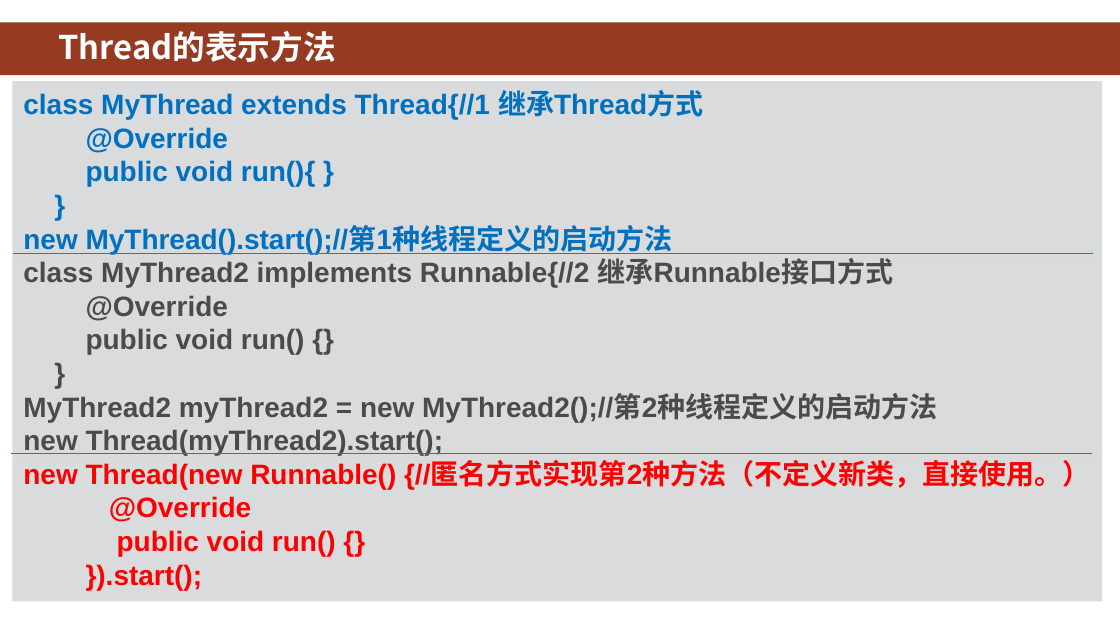
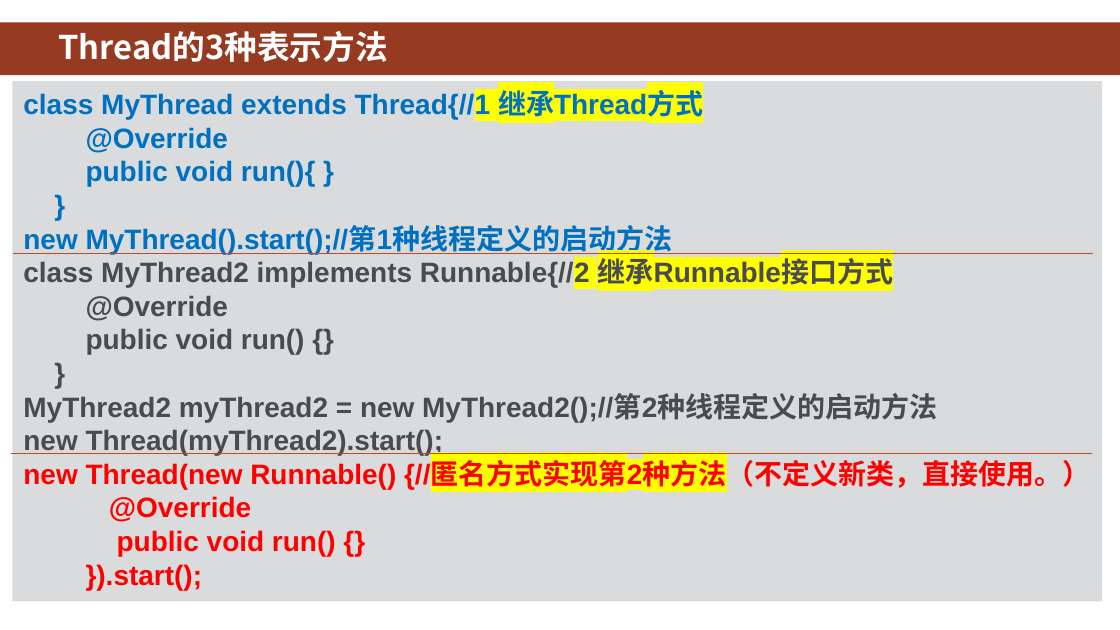
Before and after one commit to HBU/Android-PPT, a slide deck: slide 4 of 10.0 -- 线程 ------- 第10章.pptx (slide 5 before the commit). Drawn at 1120x630 pixels with LibreOffice and Linux fonts; fonts in the diff are those of the drawing; background and template pictures are left out. Boxes give left, top, right and bottom in pixels: in the first picture for what was removed or moved away, otherwise in the second. Text is boxed around its words. In the diff, an @@ line names an element or a change of style, - is before the commit and + after.

```diff
--- a/10.0 -- 线程 ------- 第10章.pptx
+++ b/10.0 -- 线程 ------- 第10章.pptx
@@ title at bbox=[58, 31, 387, 62]: text changed @@
-Thread的表示方法
+Thread的3种表示方法
@@ text in rectangle at bbox=[23, 86, 1090, 489]: highlight none to #FFFF00 in "Thread{//1 继承Thread方式", "Runnable{//2 继承Runnable接口方式", "{//匿名方式实现第2种方法（不定义新类，直接使用。）" @@
```
Also in this commit, not shown: 14 other slides changed, 3 slides removed.
